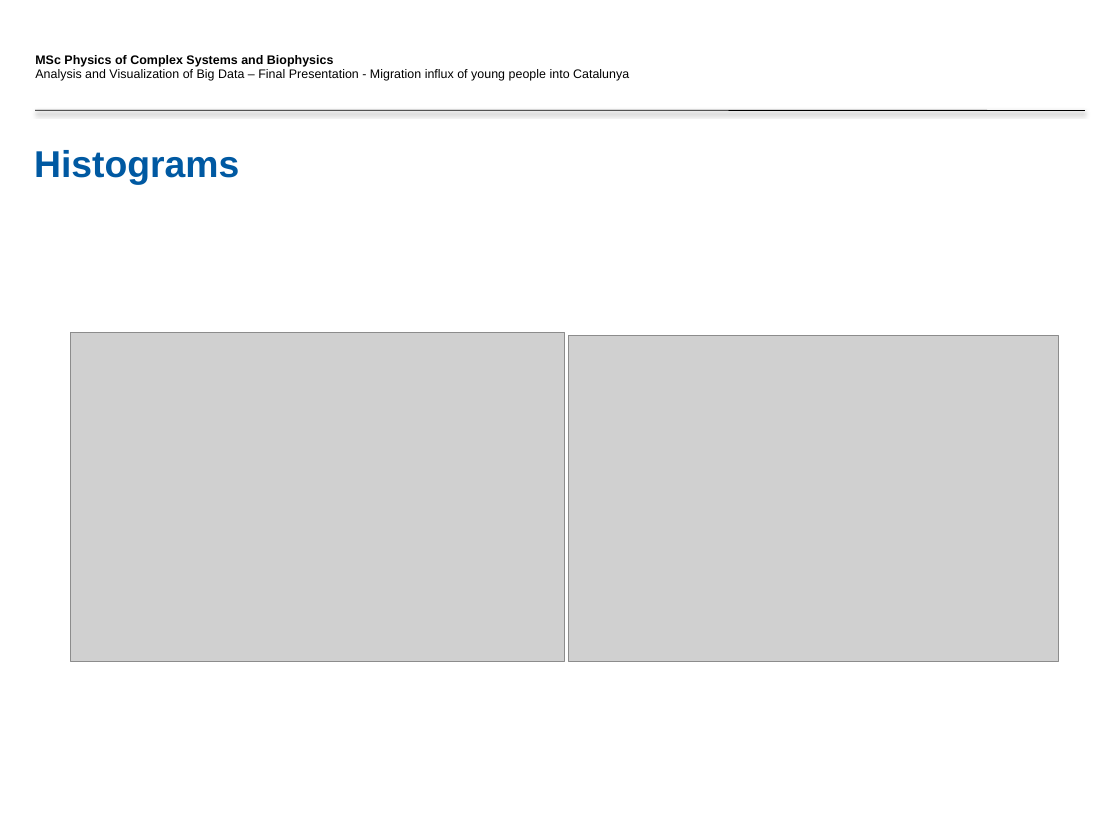
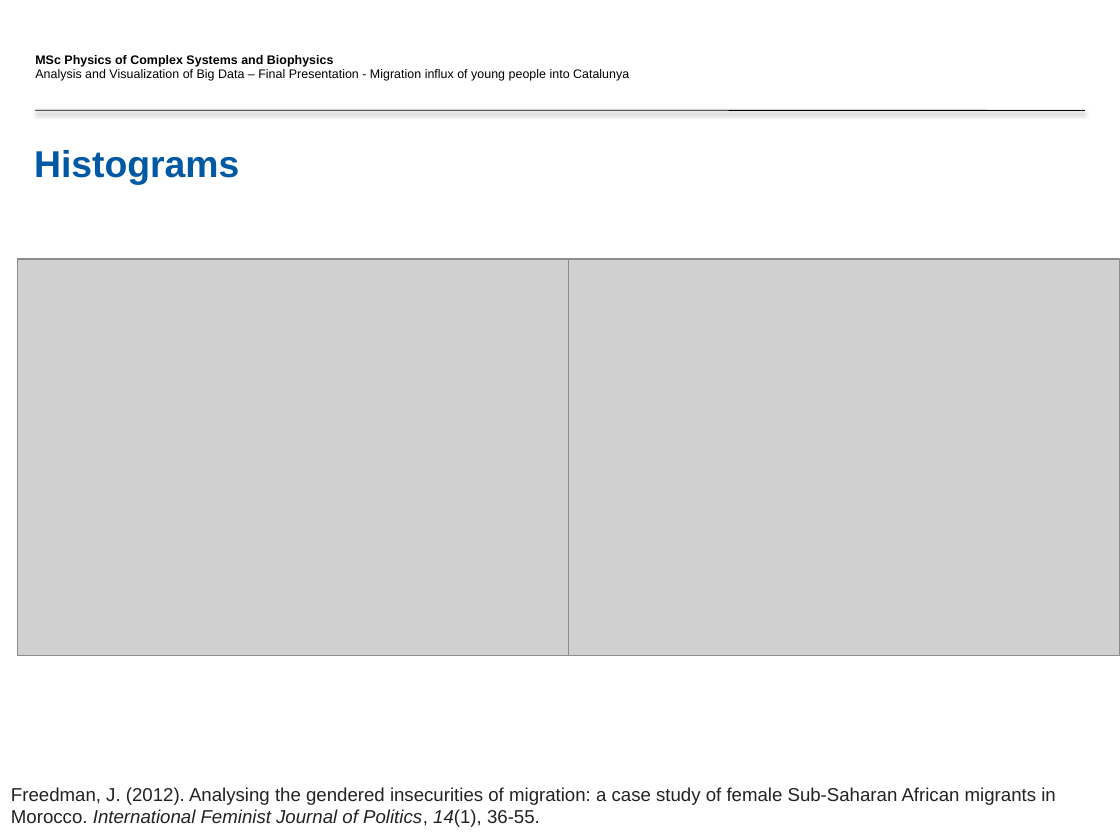
Before and after one commit to sowor14/Final_Dashboard, a slide deck: slide 7 of FinalPresentation_Template_authors.pptx. Drawn at 1120x840 pixels with LibreOffice and Linux fonts; fonts in the diff are those of the drawing; grey boxes stand for pictures; background and template pictures are left out. Boxes give left, top, right and bottom in pixels: in the first picture for what was removed or moved away, otherwise in the second. Text is boxed around its words. In the diff, an @@ line names an element or a change of style, - is before the commit and + after.

```diff
--- a/FinalPresentation_Template_authors.pptx
+++ b/FinalPresentation_Template_authors.pptx
@@ picture: place and size @@
-picture at box(71, 332, 564, 661)
+picture at box(18, 259, 569, 655)
@@ picture: place and size @@
-picture at box(569, 335, 1058, 661)
+picture at box(569, 259, 1120, 655)
@@ text added at box(11, 787, 1056, 827), 12 pt, text #222222 @@
+Freedman, J. (2012). Analysing the gendered insecurities of migration: a case study of female Sub-Saharan African migrants in Morocco. International Feminist Journal of Politics, 14(1), 36-55.
```
Also in this commit, not shown: 3 other slides changed.
